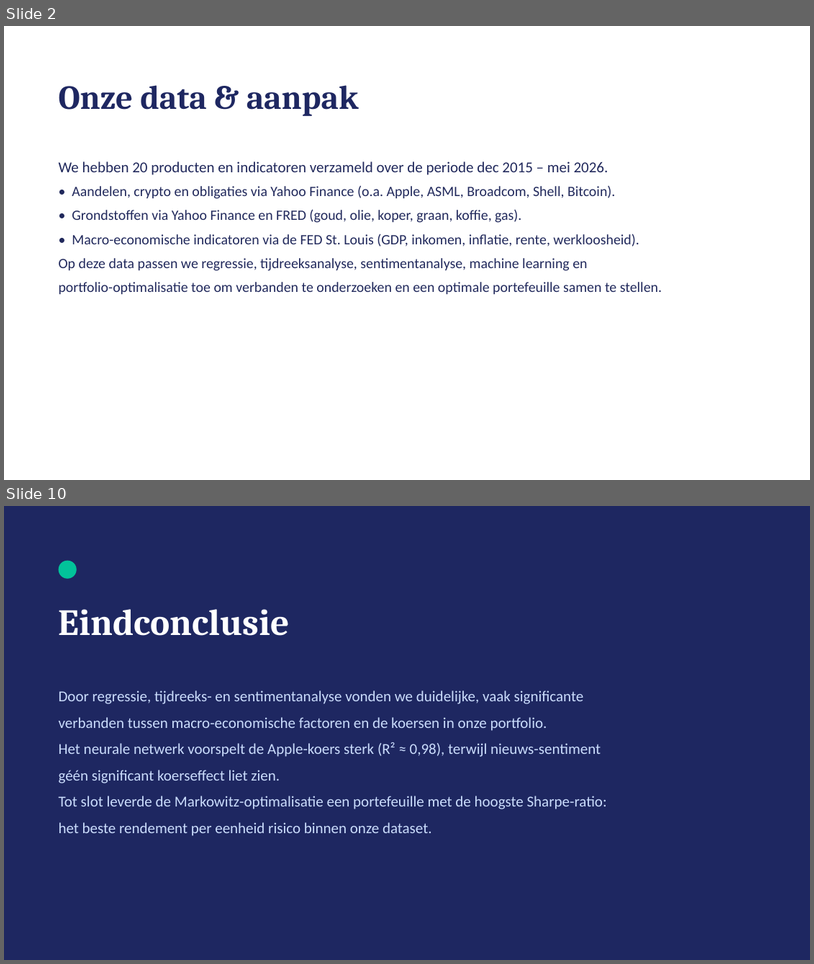
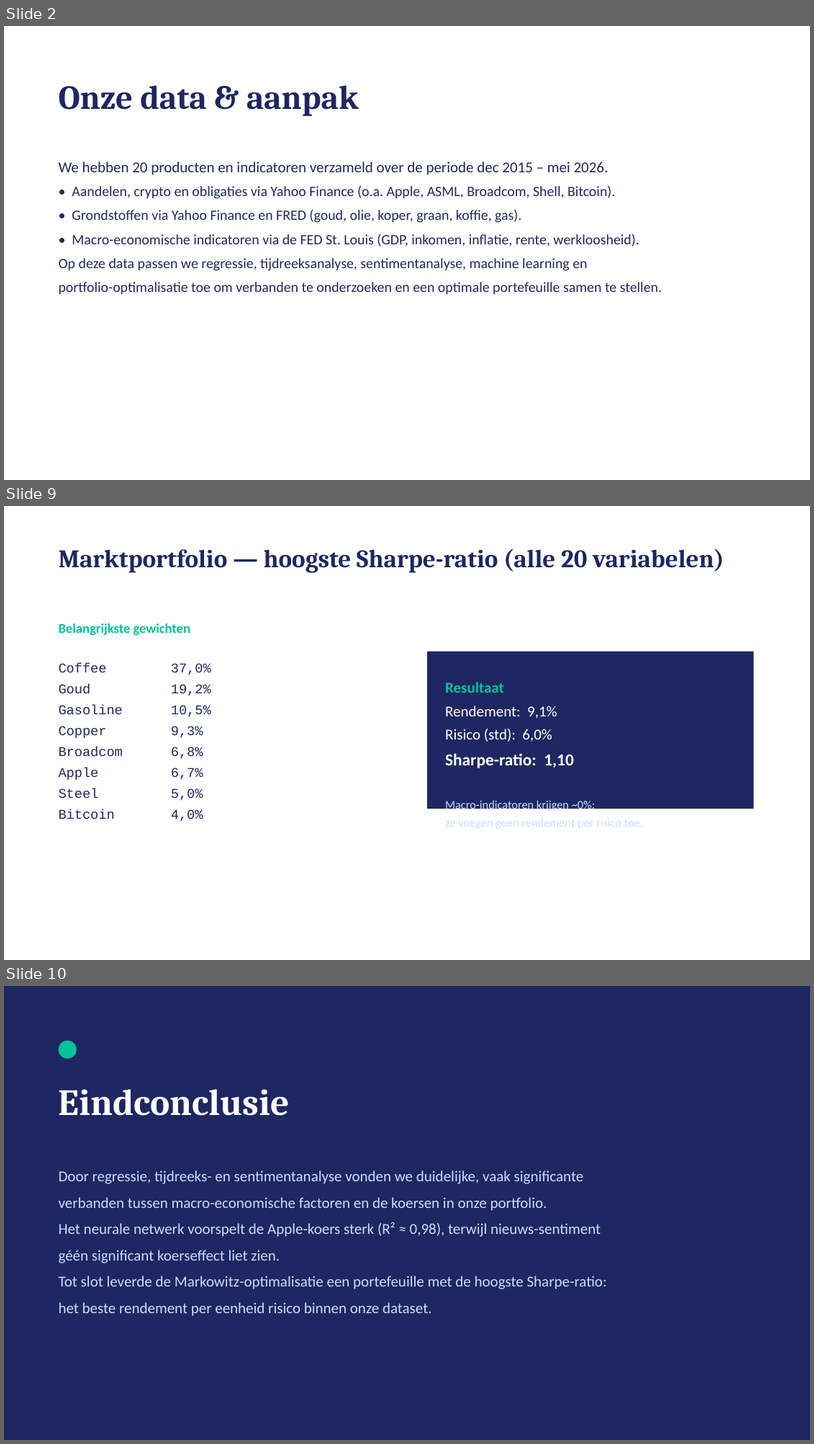
Before and after one commit to michaelraykuster-spec/Werkplaats-2-opdracht-Groep-3, a slide deck: Werkplaats2_Groep3_Eindpresentatie.pptx. Shown one above the other, each under a label of ours: slides 2 and 10 before the commit, slides 2, 9 and 10 after it; the slides between them are not shown. The pictures are 814x964 and 814x1444 pixels, drawn with LibreOffice and Linux fonts; fonts in the diff are those of the drawing. Boxes give left, top, right and bottom in pixels: in the first picture for what was removed or moved away, otherwise in the second. Text is boxed around its words. In the diff, an @@ line names an element or a change of style, - is before the commit and + after.

```diff
--- a/Werkplaats2_Groep3_Eindpresentatie.pptx
+++ b/Werkplaats2_Groep3_Eindpresentatie.pptx
@@ slide 9 added at [4, 506, 810, 960], background #FFFFFF @@
@@ text added at [59, 548, 725, 573], 30 pt, text #1E2761, bold @@
+Marktportfolio — hoogste Sharpe-ratio (alle 20 variabelen)
@@ text added at [59, 623, 190, 635], 16 pt, text #02C39A, bold @@
+Belangrijkste gewichten
@@ rectangle added at [427, 651, 754, 808], fill #1E2761 @@
@@ text added at [59, 663, 211, 821], 16 pt, text #21295C @@
+Coffee 37,0%
+Goud 19,2%
+Gasoline 10,5%
+Copper 9,3%
+Broadcom 6,8%
+Apple 6,7%
+Steel 5,0%
+Bitcoin 4,0%
@@ text added at [445, 682, 643, 829], 14 pt, text #CADCFC @@
+Resultaat
+Rendement: 9,1%
+Risico (std): 6,0%
+Sharpe-ratio: 1,10
+Macro-indicatoren krijgen ~0%:
+ze voegen geen rendement per risico toe.
```
Also in this commit, not shown: 6 other slides added, 7 slides removed.
